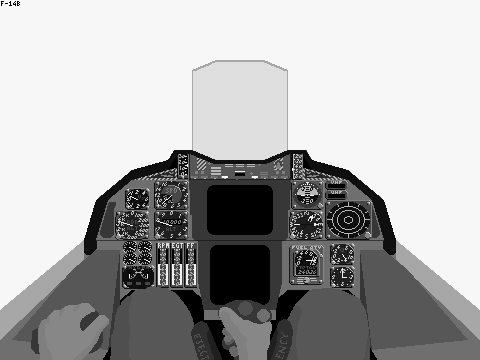
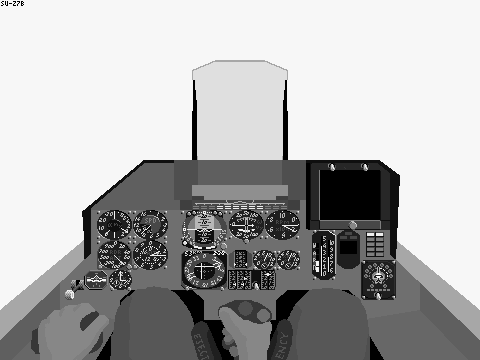
Layered file, before and after one edit (480 × 360). Changes by layer:
showed "Su27_Hood" over [1, 160, 479, 340]
showed "Su27_Frgr" over [65, 164, 388, 300]
showed "Su27_Bkgr" over [71, 62, 396, 300]
showed "Su27_Frame", painted on it over [0, 1, 480, 360]
hid "F14_Hood" over [84, 62, 396, 255]
hid "F14_Frgr" over [118, 160, 347, 285]
hid "F14_Bkgr" over [96, 151, 384, 310]
hid "F14_Frame" over [0, 1, 480, 360]
